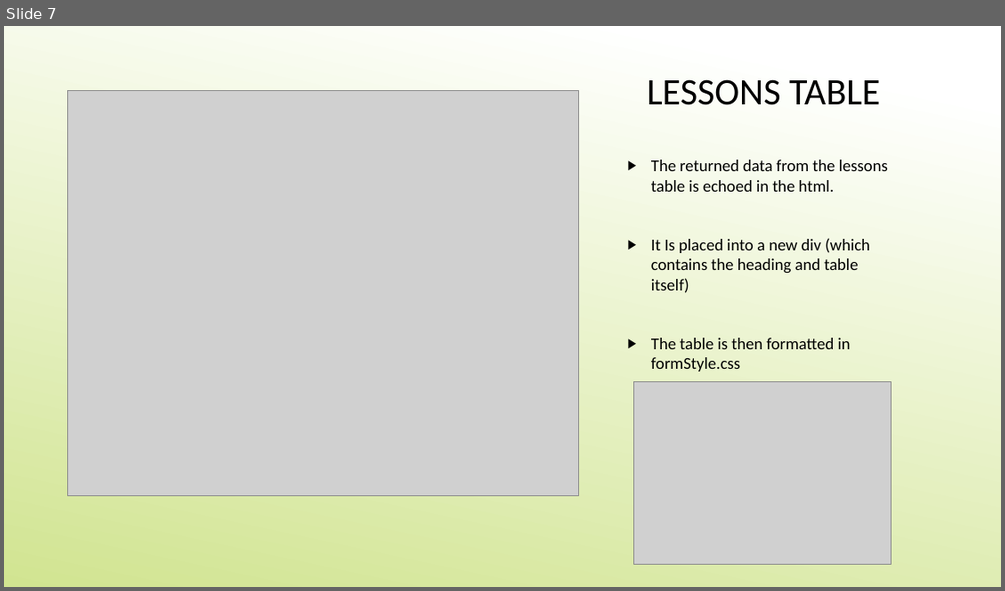
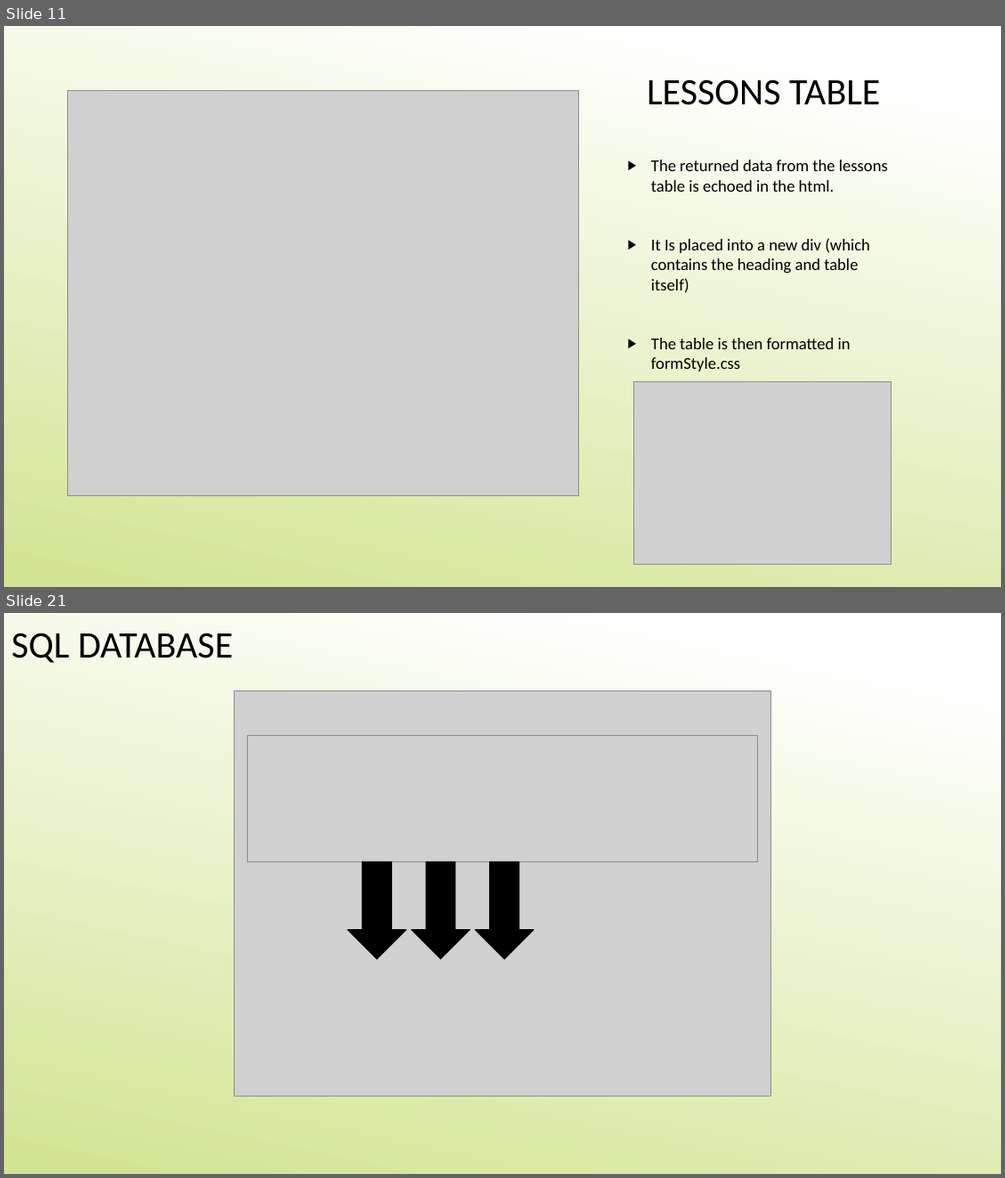
Before and after one commit to MikeVriesema/ProgrammingPal, a slide deck: ET4132_ProgrammingPal_PowerPoint.pptx. Shown one above the other, each under a label of ours: slide 7 before the commit, slides 11 and 21 after it; the slides between them are not shown. The pictures are 1005x591 and 1005x1178 pixels, drawn with LibreOffice and Linux fonts; fonts in the diff are those of the drawing; grey boxes stand for pictures. Boxes give left, top, right and bottom in pixels: in the first picture for what was removed or moved away, otherwise in the second. Text is boxed around its words. In the diff, an @@ line names an element or a change of style, - is before the commit and + after.

```diff
--- a/ET4132_ProgrammingPal_PowerPoint.pptx
+++ b/ET4132_ProgrammingPal_PowerPoint.pptx
@@ slide 21 added at [4,613,1001,1174], background gradient #FFFFFF to #D4E68F @@
@@ text added at [11,633,233,663], 36 pt, text #000000 @@
+SQL DATABASE
@@ picture added at [235,690,771,1096] @@
@@ picture added at [247,736,758,862] @@
@@ down arrow added at [348,862,406,959], fill #000000, outline #000000 1 pt @@
@@ down arrow added at [412,862,469,959], fill #000000, outline #000000 1 pt @@
@@ down arrow added at [475,862,534,959], fill #000000, outline #000000 1 pt @@
@@ what was slide 7 is now slide 11 @@
```
Also in this commit, not shown: 6 slides changed, 14 other slides added, 2 slides removed, 1 other file.
